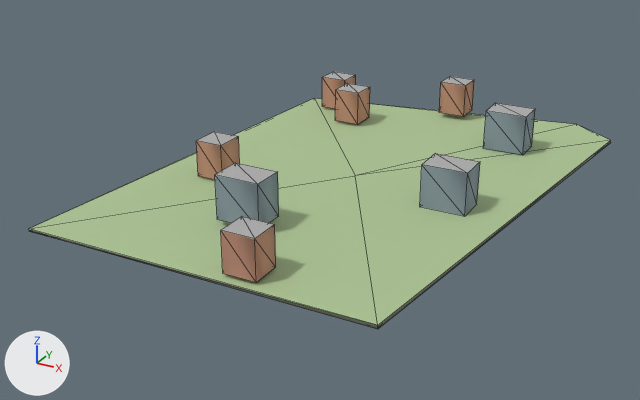
One commit to the glTF model godot_project/remake/sky/islands/SKY-062.lod2.glb: the scene before it, then after it.
Before and after are seen from a 50 mm lens placed at (228.0, -456.0, 206.0), pointed at (-18.0, -8.0, -18.0). Every picture has the same lights, and +X, +Y and +Z are marked at lower left. The first picture is the older version. Mesh edges are drawn as thin lines. Vertices at exactly the same position are counted once.

Names of what the first picture shows: 'buildings', 'deck', 'rock'.
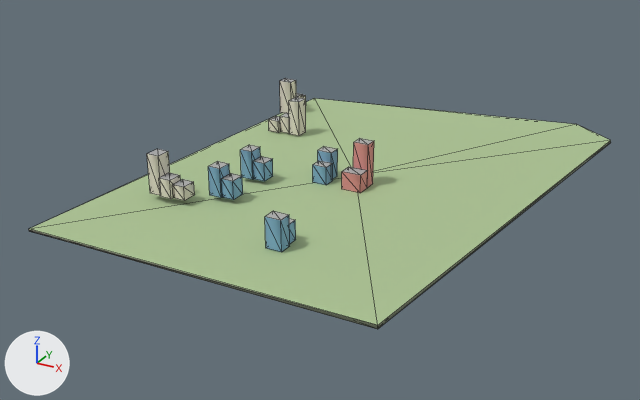
Location of each change, (x1, y1, x2, y2) in pixels of the pictures (640 x 400 px; the box of a moved part takes in the faces that stretch with it):
'buildings', reshaped (33% narrower, 17% shorter): before (196, 72, 535, 283); after (147, 78, 374, 252)
part 1 of me_buildings, moved or reshaped: before (420, 153, 480, 216); after (353, 138, 374, 188)
part 2 of me_buildings, moved or reshaped: before (215, 163, 279, 223); after (342, 167, 368, 193)
part 3 of me_buildings, moved or reshaped: before (196, 132, 240, 180); after (147, 149, 170, 195)
part 4 of me_buildings, moved or reshaped: before (221, 216, 276, 283); after (159, 173, 180, 199)
part 5 of me_buildings, moved or reshaped: before (335, 83, 370, 125); after (172, 179, 195, 201)
part 6 of me_buildings, moved or reshaped: before (322, 72, 356, 109); after (289, 97, 306, 136)
part 7 of me_buildings, moved or reshaped: before (439, 76, 474, 117); after (280, 113, 289, 133)
part 8 of me_buildings, moved or reshaped: before (483, 103, 535, 155); after (269, 116, 280, 133)
part 9 of me_buildings, added: after (280, 78, 296, 113)
part 10 of me_buildings, added: after (318, 146, 338, 179)
part 11 of me_buildings, added (cyan): after (313, 161, 333, 185)
part 12 of me_buildings, added (cyan): after (208, 161, 230, 198)
part 13 of me_buildings, added (cyan): after (221, 173, 243, 200)
part 14 of me_buildings, added (cyan): after (265, 211, 290, 252)
part 15 of me_buildings, added (mostly hidden): after (289, 218, 296, 244)
part 16 of me_buildings, added (cyan): after (240, 145, 260, 179)
part 17 of me_buildings, added (cyan): after (253, 156, 273, 181)

The change, as a list of edits to the scene's bpy script:
```text
Change me_buildings:
    remove me_buildings.from_pydata(...)  # 64 vertices, 80 faces; spans x -80.0..82.0, y -147.0..150.0, z 0.0..29.0
    add me_buildings.from_pydata(...)  # 152 vertices, 190 faces; spans x -104.0..17.0, y -112.0..108.0, z 0.0..28.0
    me_buildings part 1: the loose piece of 8 vertices spanning x 56.0..82.0, y -24.0..-4.0, z 0.0..26.0 is scaled about its middle by (0.352, 0.4, 1.05), then moved by (-57.0, 5.0, 1.0)
    me_buildings part 2: the loose piece of 8 vertices spanning x -32.0..-4.0, y -100.0..-80.0, z 3.0..29.0 is scaled about its middle by (0.463, 0.45, 0.436), then moved by (29.0, 72.0, -11.0)
    me_buildings part 3: the loose piece of 8 vertices spanning x -80.0..-62.0, y -50.0..-31.0, z 1.0..24.0 is scaled about its middle by (0.444, 0.5, 1.05), then moved by (-10.0, -45.0, 3.0)
    me_buildings part 4: the loose piece of 8 vertices spanning x 4.0..24.0, y -147.0..-129.0, z 2.0..25.0 is scaled about its middle by (0.421, 0.528, 0.492), then moved by (-87.0, 52.0, -4.0)
    me_buildings part 5: the loose piece of 8 vertices spanning x -56.0..-38.0, y 84.0..102.0, z 2.0..25.0 is scaled about its middle by (0.444, 0.5, 0.354), then moved by (-18.0, -177.0, -5.0)
    me_buildings part 6: the loose piece of 8 vertices spanning x -80.0..-62.0, y 108.0..126.0, z 1.0..24.0 is scaled about its middle by (0.421, 0.528, 1.05), then moved by (4.0, -69.0, 0.0)
    me_buildings part 7: the loose piece of 8 vertices spanning x 4.0..24.0, y 132.0..150.0, z 3.0..27.0 is scaled about its middle by (0.421, 0.528, 0.492), then moved by (-90.0, -91.0, -8.0)
    me_buildings part 8: the loose piece of 8 vertices spanning x 56.0..82.0, y 83.0..103.0, z 0.0..27.0 is scaled about its middle by (0.296, 0.475, 0.314), then moved by (-152.0, -45.0, -8.0)
    me_buildings part 9: the loose piece of 8 vertices spanning x -56.0..-38.0, y 84.0..102.0, z 2.0..25.0 is copied, and the copy is scaled about its middle by (0.528, 0.421, 1.05), then moved by (-51.0, -5.0, -1.0); it spans x -103.0..-93.0, y 84.0..92.0, z 0.0..25.0
    me_buildings part 10: the loose piece of 8 vertices spanning x 56.0..82.0, y -24.0..-4.0, z 0.0..26.0 is copied, and the copy is scaled about its middle by (0.352, 0.4, 0.681), then moved by (-81.0, 4.0, -4.0); it spans x -17.0..-7.0, y -14.0..-7.0, z 0.0..18.0
    me_buildings part 11: the loose piece of 8 vertices spanning x -32.0..-4.0, y -100.0..-80.0, z 3.0..29.0 is copied, and the copy is scaled about its middle by (0.352, 0.4, 0.436), then moved by (7.0, 72.0, -10.0); it spans x -15.0..-6.0, y -22.0..-15.0, z 0.0..12.0
    me_buildings part 12: the loose piece of 8 vertices spanning x -80.0..-62.0, y -50.0..-31.0, z 1.0..24.0 is copied, and the copy is scaled about its middle by (0.444, 0.5, 0.769), then moved by (21.0, -29.0, -1.0); it spans x -54.0..-47.0, y -75.0..-65.0, z 3.0..21.0
    me_buildings part 13: the loose piece of 8 vertices spanning x -32.0..-4.0, y -100.0..-80.0, z 3.0..29.0 is copied, and the copy is scaled about its middle by (0.296, 0.475, 0.436), then moved by (-25.0, 21.0, -7.0); it spans x -46.0..-39.0, y -73.0..-64.0, z 3.0..15.0
    me_buildings part 14: the loose piece of 8 vertices spanning x 4.0..24.0, y -147.0..-129.0, z 2.0..25.0 is copied, and the copy is scaled about its middle by (0.5, 0.444, 0.769), then moved by (-2.0, 30.0, -4.0); it spans x 7.0..16.0, y -112.0..-104.0, z 1.0..18.0
    me_buildings part 15: the loose piece of 8 vertices spanning x 4.0..24.0, y -147.0..-129.0, z 2.0..25.0 is copied, and the copy is scaled about its middle by (0.5, 0.444, 0.492), then moved by (-3.0, 38.0, -7.0); it spans x 6.0..16.0, y -104.0..-96.0, z 1.0..12.0
    me_buildings part 16: the loose piece of 8 vertices spanning x -80.0..-62.0, y -50.0..-31.0, z 1.0..24.0 is copied, and the copy is scaled about its middle by (0.444, 0.5, 0.769), then moved by (21.0, 4.0, -1.0); it spans x -54.0..-47.0, y -41.0..-32.0, z 3.0..20.0
    me_buildings part 17: the loose piece of 8 vertices spanning x -80.0..-62.0, y -50.0..-31.0, z 1.0..24.0 is copied, and the copy is scaled about its middle by (0.444, 0.5, 0.492), then moved by (29.0, 5.0, -4.0); it spans x -46.0..-39.0, y -40.0..-31.0, z 3.0..14.0
    other edits to the shape of me_buildings do not show in these pictures
```
